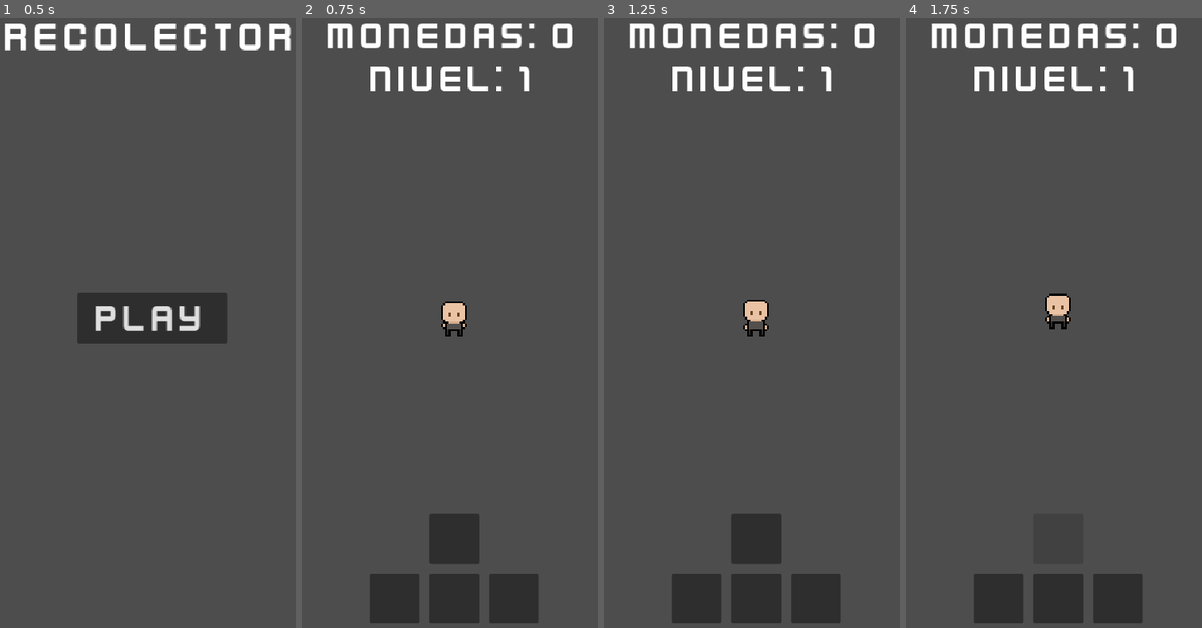
Above: before the commit, frames 1-4 (left to right).
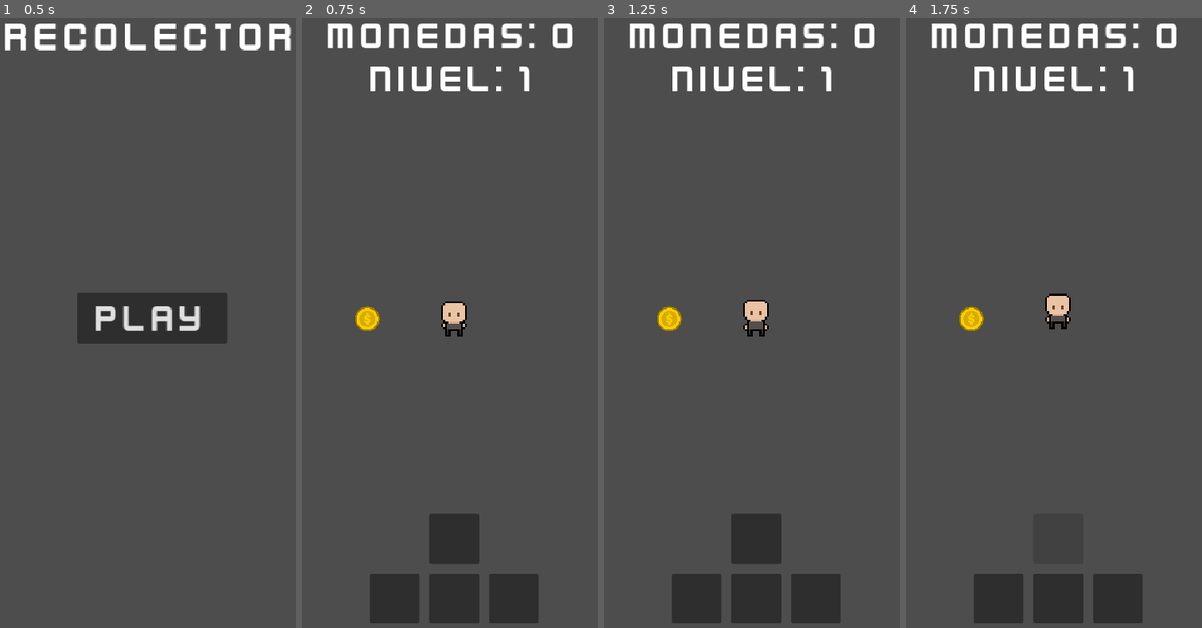
Above: after the commit, the same moments.

Repository: lemendozaru/Recolector
Game: Godot game, scene res://scenes/menu.tscn
Same seed, same stepped clock (60 frames per second), same inputs: the game is played once before the commit and once after it.
Inputs (mouse positions are in pixels of both pictures, inside the frame that each line leads up to):
- Up to frame 1 (0.5 s): no input
- Up to frame 2 (0.75 s): click "Play" at 0.5 s
- Up to frame 3 (1.25 s): no input
- Up to frame 4 (1.75 s): click (1056, 536) at 1.25 s

Frame 1 is identical in both runs. In frame 2, 0.3% of the frame differs, in the area x 18-27%, y 47-52%; in frame 3, 0.3%; in frame 4, 0.3%.

Commit message:
Mecánicas hechas

Diff:
--- a/scenes/coin.tscn
+++ b/scenes/coin.tscn
@@ -1,15 +1,19 @@
 [gd_scene format=3 uid="uid://eoak3ujraspr"]
 
+[ext_resource type="Script" uid="uid://n6g4xsh2jqbw" path="res://scripts/coin.gd" id="1_i64fm"]
 [ext_resource type="Texture2D" uid="uid://c2uuflt5anusv" path="res://assets/art/Coin.png" id="1_rwqht"]
 
 [sub_resource type="CircleShape2D" id="CircleShape2D_i64fm"]
 radius = 84.38009
 
-[node name="Coin" type="Area2D" unique_id=1916236206]
+[node name="Coin" type="Area2D" unique_id=1916236206 groups=["coins"]]
 scale = Vector2(0.25, 0.25)
+script = ExtResource("1_i64fm")
 
 [node name="Sprite2D" type="Sprite2D" parent="." unique_id=1658782914]
 texture = ExtResource("1_rwqht")
 
 [node name="CollisionShape2D" type="CollisionShape2D" parent="." unique_id=1718096559]
 shape = SubResource("CircleShape2D_i64fm")
+
+[connection signal="area_entered" from="." to="." method="_on_area_entered"]
--- a/scenes/main.tscn
+++ b/scenes/main.tscn
@@ -1,7 +1,9 @@
 [gd_scene format=3 uid="uid://r74glo6q1ojx"]
 
 [ext_resource type="FontFile" uid="uid://b7ywp53glx0e" path="res://assets/fonts/kenvector_future_thin.ttf" id="1_o5qli"]
+[ext_resource type="Script" uid="uid://34ikckjfm62t" path="res://scripts/main.gd" id="1_tipki"]
 [ext_resource type="Texture2D" uid="uid://c4qf10rd57cer" path="res://assets/art/Player/Idle.png" id="2_0wfyh"]
+[ext_resource type="PackedScene" uid="uid://eoak3ujraspr" path="res://scenes/coin.tscn" id="2_85g3d"]
 [ext_resource type="Script" uid="uid://bqqf6nrp3pmyd" path="res://scripts/player.gd" id="2_sugp2"]
 [ext_resource type="Texture2D" uid="uid://c2j8o2igsmbo8" path="res://assets/art/Player/Back.png" id="3_o6xl0"]
 [ext_resource type="Texture2D" uid="uid://dii7leb05n6yq" path="res://assets/art/Player/Death.png" id="4_tipki"]
@@ -159,6 +161,8 @@
 size = Vector2(8, 16)
 
 [node name="Main" type="Node" unique_id=1920193825]
+script = ExtResource("1_tipki")
+coin = ExtResource("2_85g3d")
 
 [node name="UI" type="Control" parent="." unique_id=1330591744]
 layout_mode = 3
@@ -168,7 +172,7 @@
 grow_horizontal = 2
 grow_vertical = 2
 
-[node name="CoinLabel" type="Label" parent="UI" unique_id=1526869217]
+[node name="CoinsLabel" type="Label" parent="UI" unique_id=1526869217]
 layout_mode = 1
 anchors_preset = 5
 anchor_left = 0.5
@@ -256,7 +260,7 @@
 grow_horizontal = 2
 grow_vertical = 0
 
-[node name="Player" type="Area2D" parent="." unique_id=732080006]
+[node name="Player" type="Area2D" parent="." unique_id=732080006 groups=["players"]]
 position = Vector2(270, 480)
 scale = Vector2(3, 3)
 script = ExtResource("2_sugp2")
--- /dev/null
+++ b/scripts/coin.gd
@@ -0,0 +1,7 @@
+extends Area2D
+
+func _on_area_entered(area: Area2D) -> void:
+	# si colisiona con un jugador...
+	if area.is_in_group("players"):
+		# se elimina
+		queue_free()
--- /dev/null
+++ b/scripts/main.gd
@@ -0,0 +1,38 @@
+extends Node
+
+# Nivel inicial del juego
+var level : int = 1
+# Escena a instanciar para nuestras monedas
+@export var coin : PackedScene
+# Área donde aparecerán las monedas
+var minPositions : Vector2 = Vector2(21, 168)
+var maxPositions : Vector2 = Vector2(519, 743)
+
+# Called when the node enters the scene tree for the first time.
+func _ready() -> void:
+	instantiate_coins()
+
+# Called every frame. 'delta' is the elapsed time since the previous frame.
+func _process(delta: float) -> void:
+	pass
+
+func instantiate_coins():
+	# se repetirá tantas veces como el nivel actual
+	for i in range(level):
+		# variable que tomará la escena instanciada
+		var coin_instance : Area2D = coin.instantiate()
+		# coordenada aleatoria en x
+		var random_x : float = randf_range(minPositions.x, maxPositions.x)
+		# coordenada aleatoria en y
+		var random_y : float = randf_range(minPositions.y, maxPositions.y)
+		# asignamos ambas coordenadas a la nueva escena
+		coin_instance.position = Vector2(random_x, random_y)
+		# agregamos la escena instanciada
+		call_deferred("add_child", coin_instance)
+
+func level_passed():
+	# incrementamos el nivel
+	level += 1
+	# actualizamos el texto en pantalla
+	$UI/LevelLabel.text = "Nivel: " + str(level)
+	instantiate_coins()
--- a/scripts/player.gd
+++ b/scripts/player.gd
@@ -6,6 +6,8 @@
 var canMove : bool
 var minPositions : Vector2 = Vector2(21, 168)
 var maxPositions : Vector2 = Vector2(519, 743)
+# monedas recolectadas por nivel
+var coins_collected : int
 
 func _process(delta: float) -> void:
 	if canMove:
@@ -59,5 +61,14 @@
 
 func _on_area_entered(area: Area2D) -> void:
 	if area.is_in_group("coins"):
+		# contamos las monedas recolectadas
+		coins_collected += 1
+		# incrementamos el puntaje
 		score += 1
+		# cargamos el nodo CoinsLabel del nodo padre y le asignamos el puntaje
 		get_parent().get_node("UI/CoinsLabel").text = "Coins: " + str(score)
+		# si coincide el nivel con las monedas recolectadas...
+		if coins_collected == get_parent().level:
+			# reiniciamos el contador de monedas
+			coins_collected = 0
+			get_parent().level_passed()
Not shown, added: scripts/coin.gd.uid
Not shown, added: scripts/main.gd.uid
